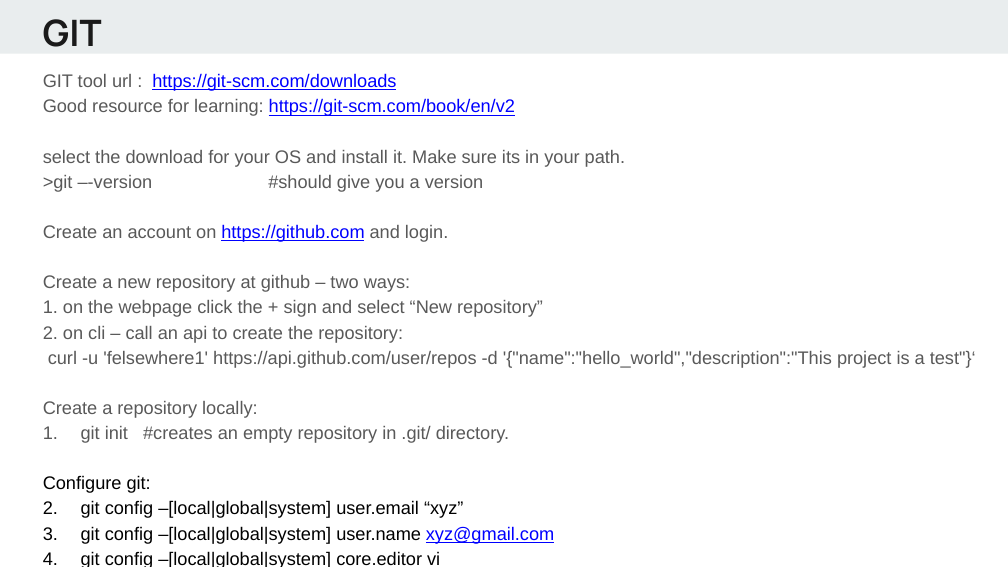
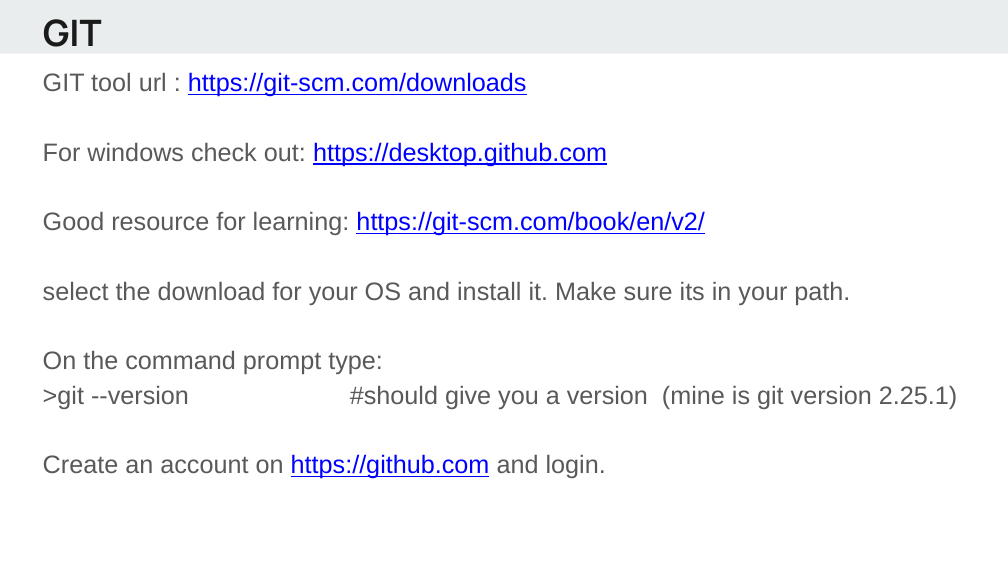
Before and after one commit to alif0/hello_world, a slide deck: slide 3 of lectures/Python - day1.pptx (slide 2 before the commit). Drawn at 1008x567 pixels with LibreOffice and Linux fonts; fonts in the diff are those of the drawing. Boxes give left, top, right and bottom in pixels: in the first picture for what was removed or moved away, otherwise in the second. Text is boxed around its words. In the diff, an @@ line names an element or a change of style, - is before the commit and + after.

Commit message:
updated ppt

```diff
--- a/lectures/Python - day1.pptx
+++ b/lectures/Python - day1.pptx
@@ text at box(43, 72, 850, 479): size 13 to 18 pt in "GIT tool url : https://git-scm.com/downloads", "select the download for your OS and ...", "Create an account on https://github.com and login."; line spacing 1.15 to 1 @@
@@ text at box(43, 142, 704, 236): text changed; size 13 to 18 pt @@
-Good resource for learning: https://git-scm.com/book/en/v2
+For windows check out: https://desktop.github.com
+Good resource for learning: https://git-scm.com/book/en/v2/
@@ text at box(43, 275, 976, 567): paragraphs removed @@
-Create a new repository at github – two ways:
-1. on the webpage click the + sign and select “New repository”
-2. on cli – call an api to create the repository:
-curl -u 'felsewhere1' https://api.github.com/user/repos -d '{"name":"hello_world","description":"This project is a test"}‘
-Create a repository locally:
-1. git init #creates an empty repository in .git/ directory.
-Configure git:
-1. git config –[local|global|system] user.email “xyz”
-2. git config –[local|global|system] user.name xyz@gmail.com
-3. git config –[local|global|system] core.editor vi
@@ text at box(43, 350, 957, 409): text changed; size 13 to 18 pt @@
->git –-version #should give you a version
+On the command prompt type:
+>git --version #should give you a version (mine is git version 2.25.1)
```
Also in this commit, not shown: 6 other slides changed, 2 slides added.
